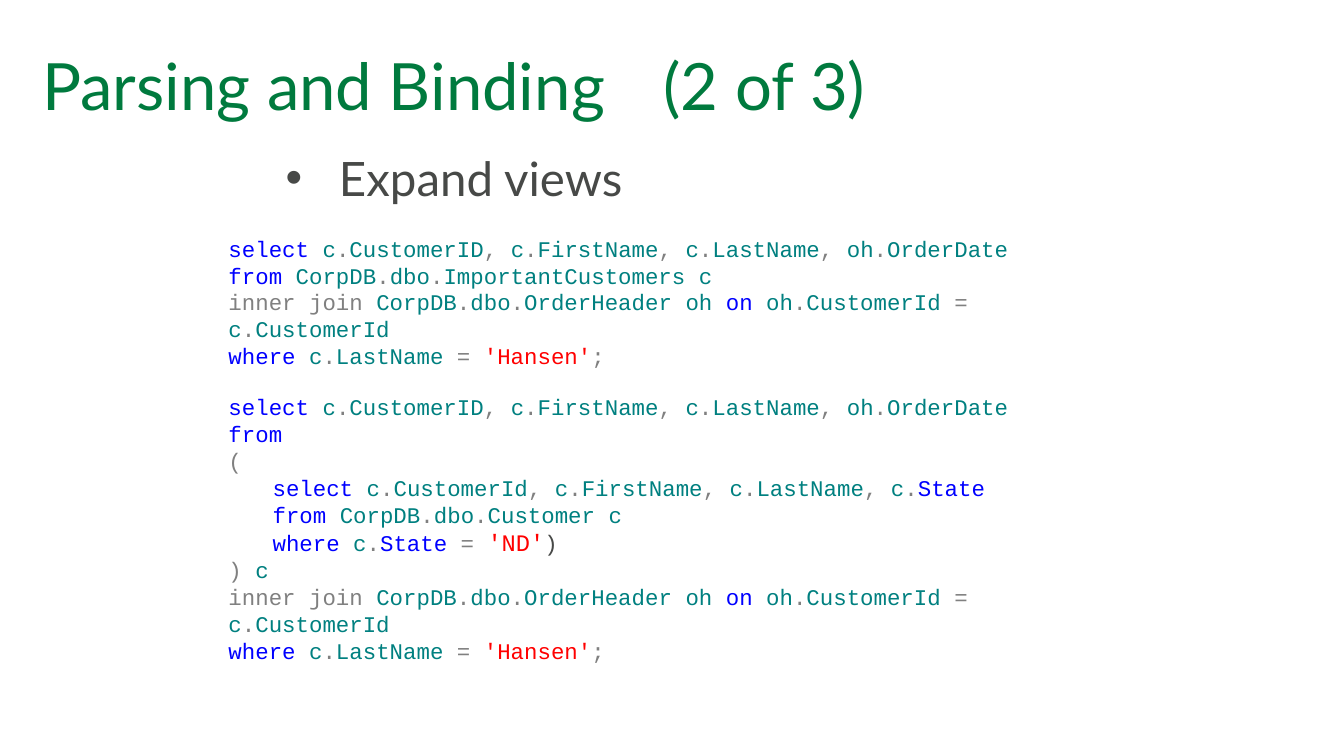
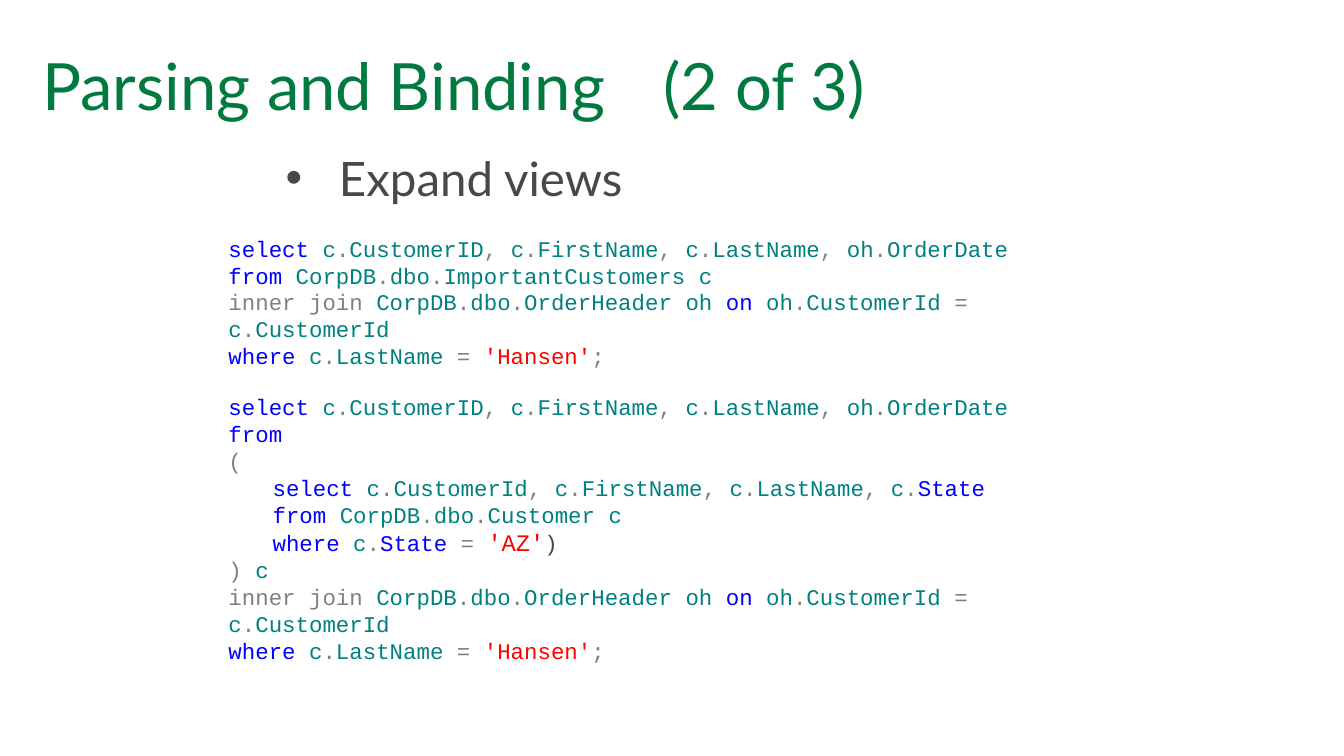
Before and after one commit to tf3604/OptimizerPresentation, a slide deck: slide 27 of Optimizer.pptx. Drawn at 1344x756 pixels with LibreOffice and Linux fonts; fonts in the diff are those of the drawing; background and template pictures are left out. Boxes give left, top, right and bottom in pixels: in the first picture for what was removed or moved away, otherwise in the second. Text is boxed around its words. In the diff, an @@ line names an element or a change of style, - is before the commit and + after.

```diff
--- a/Optimizer.pptx
+++ b/Optimizer.pptx
@@ text at (273,534,545,552): text changed @@
-  where c.State = 'ND')
+  where c.State = 'AZ')
```
Also in this commit, not shown: 14 other slides changed.
